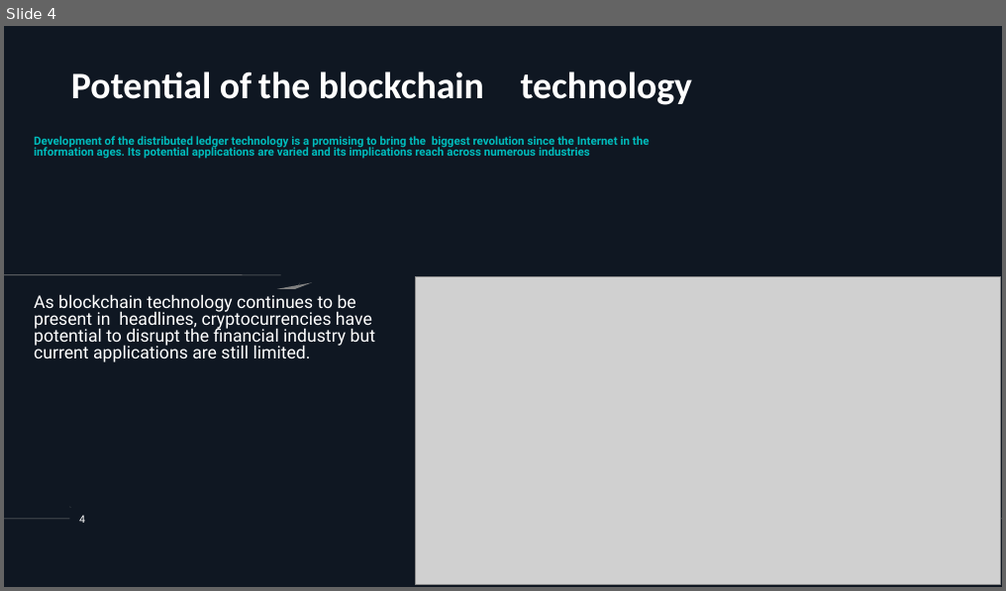
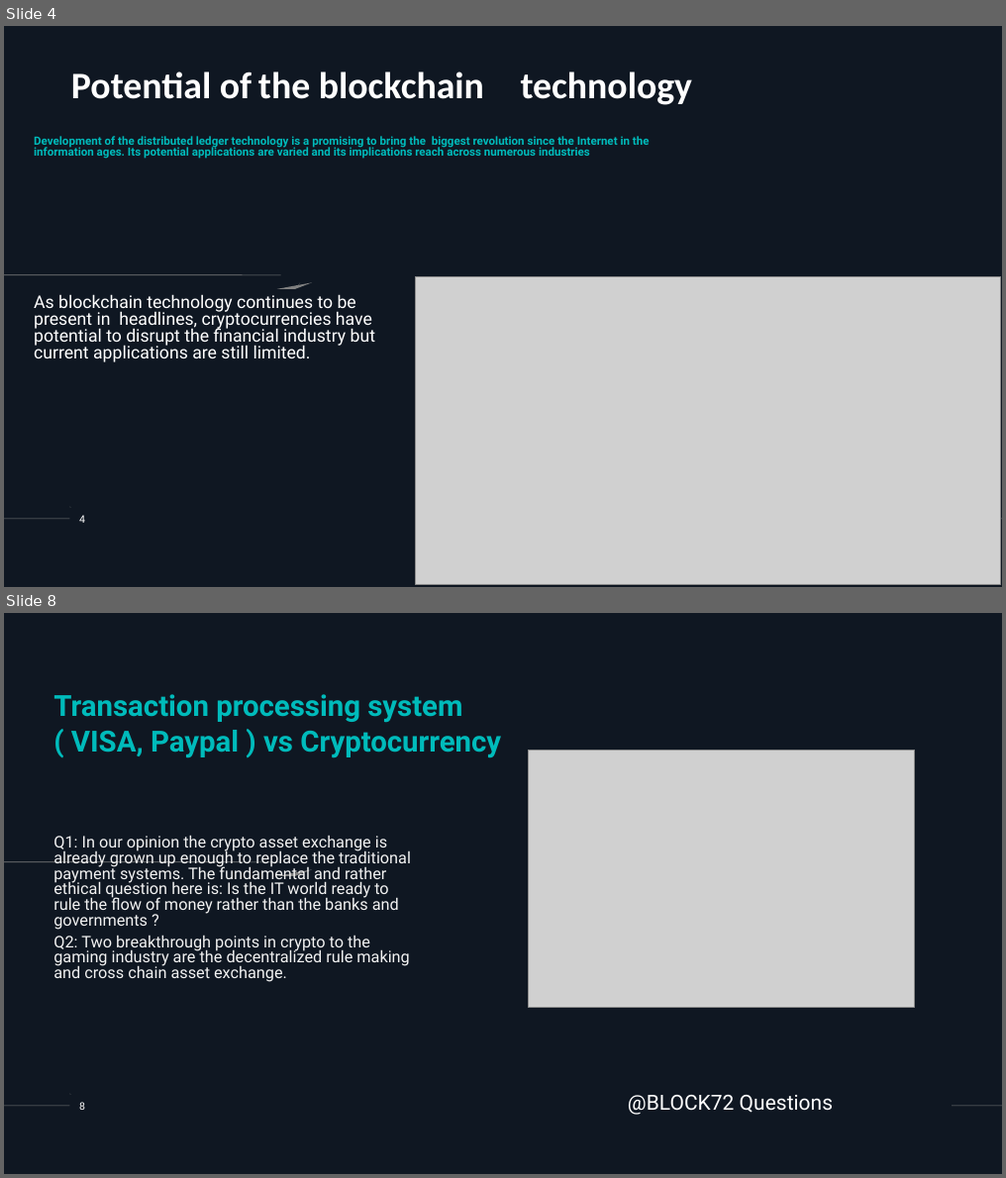
Before and after one commit to asotirov/dorahacks-berlin-hackaton-xnft, a slide deck: presentation.ppt. Shown one above the other, each under a label of ours: slide 4 before the commit, slides 4 and 8 after it; the slides between them are not shown. The pictures are 1006x591 and 1006x1178 pixels, drawn with LibreOffice and Linux fonts; fonts in the diff are those of the drawing; grey boxes stand for pictures; background and template pictures are left out. Boxes give left, top, right and bottom in pixels: in the first picture for what was removed or moved away, otherwise in the second. Text is boxed around its words. In the diff, an @@ line names an element or a change of style, - is before the commit and + after.

```diff
--- a/presentation.ppt
+++ b/presentation.ppt
@@ slide 8 added at (4,613,1002,1174), background #000000; not listed: 6 template elements that a slide beside it also shows @@
@@ text added at (54,694,501,759), 28 pt, text #00BBBB, bold @@
+Transaction processing system ( VISA, Paypal ) vs Cryptocurrency
@@ picture added at (528,750,915,1007) @@
@@ text added at (54,835,411,982), 15.5 pt, text #F2F2F2 @@
+Q1: In our opinion the crypto asset exchange is already grown up enough to replace the traditional payment systems. The fundamental and rather ethical question here is: Is the IT world ready to rule the flow of money rather than the banks and governments ?
+Q2: Two breakthrough points in crypto to the gaming industry are the decentralized rule making and cross chain asset exchange.
@@ page number added at (79,1102,85,1110), 10 pt, text #FFFFFF @@
+8
@@ text added at (628,1095,833,1115), 20 pt, text #FFFFFF @@
+@BLOCK72 Questions
@@ freeform shape added at (943,1101,951,1110), outline #808080 0.51 pt @@
```
Also in this commit, not shown: 11 slides changed, 7 other slides added, 7 slides removed.
